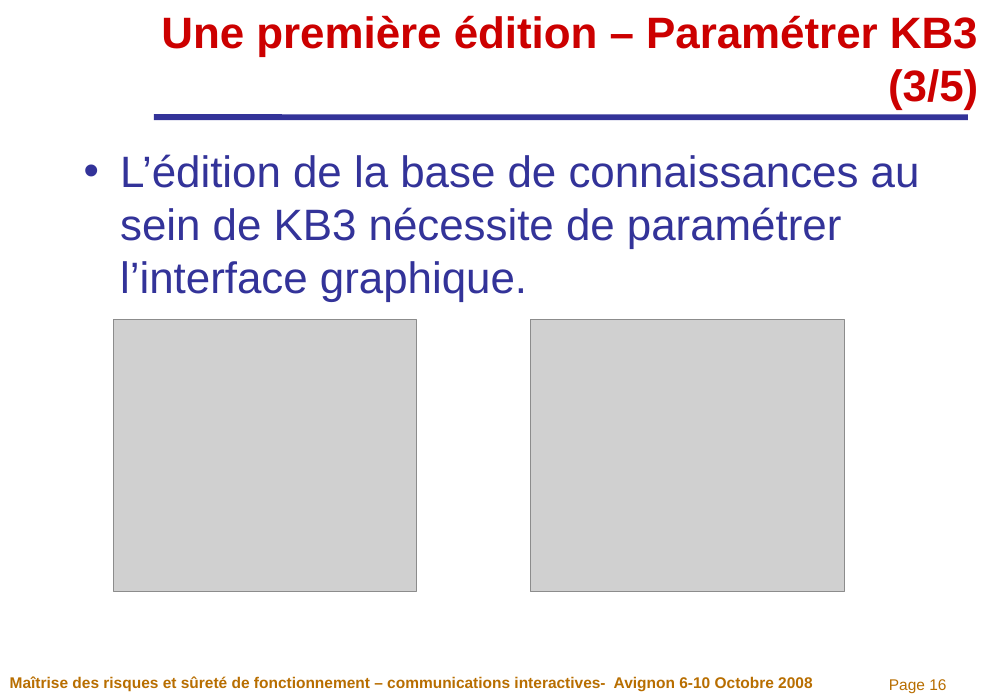
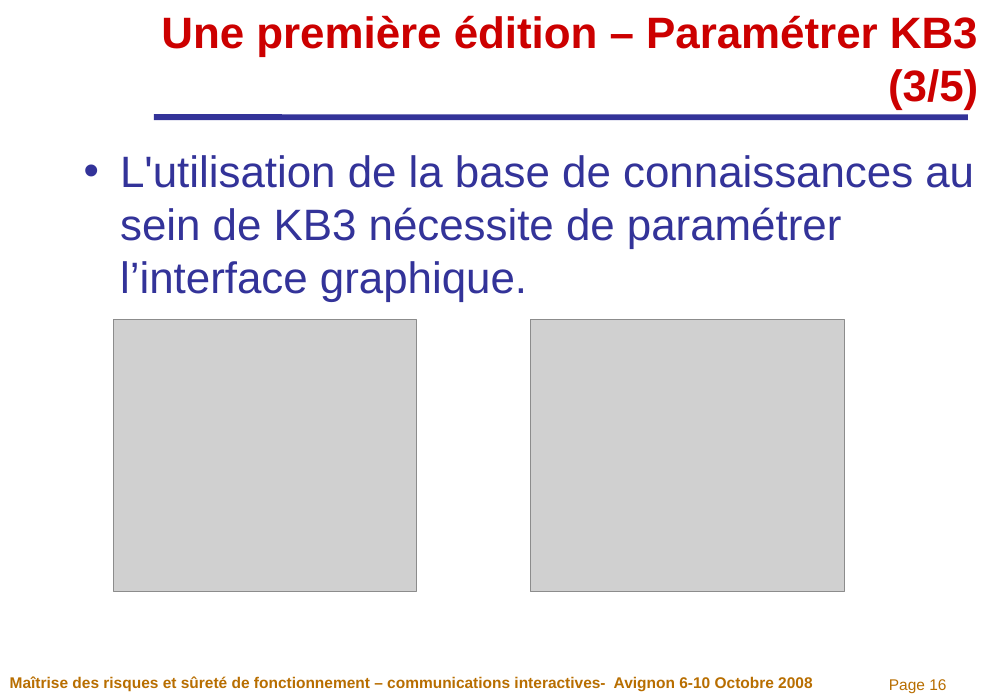
Before and after one commit to EDF-Lab/VisualFigaro, a slide deck: slide 16 of Package/6_Docs_livrables/081007 Visual Figaro lm16.ppt. Drawn at 1008x698 pixels with LibreOffice and Linux fonts; fonts in the diff are those of the drawing; grey boxes stand for pictures; background and template pictures are left out. Boxes give left, top, right and bottom in pixels: in the first picture for what was removed or moved away, otherwise in the second. Text is boxed around its words. In the diff, an @@ line names an element or a change of style, - is before the commit and + after.

```diff
--- a/Package/6_Docs_livrables/081007 Visual Figaro lm16.ppt
+++ b/Package/6_Docs_livrables/081007 Visual Figaro lm16.ppt
@@ text at (120,155,974,301): text changed @@
-• L’édition de la base de connaissances au sein de KB3 nécessite de paramétrer l’interface graphique.
+• L'utilisation de la base de connaissances au sein de KB3 nécessite de paramétrer l’interface graphique.
```
Also in this commit, not shown: 7 other slides changed, 2 other files.
